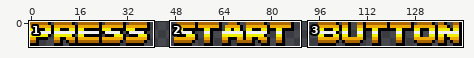
Pixel-art file: res/spr/startText.aseprite. Above: a wide view before the commit, with the close-up outlined.
Close-up. Earlier state:
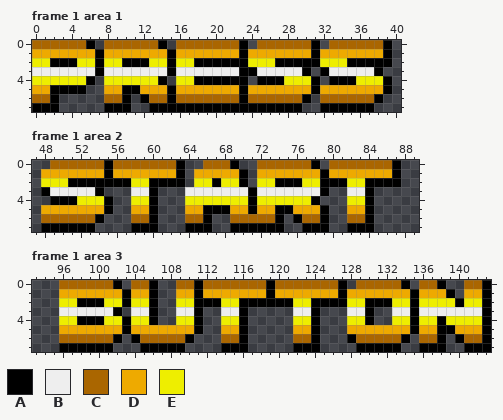
144x8 pixels, 2 frames. Shown: frame 1 area 1: x 0..40, y 0..7; frame 1 area 2: x 47..89, y 0..7; frame 1 area 3: x 93..143, y 0..7.
Palette (. is transparent): A #000000  B #eeeeee  C #aa6600  D #eeaa00  E #eeee00
Now the later version:
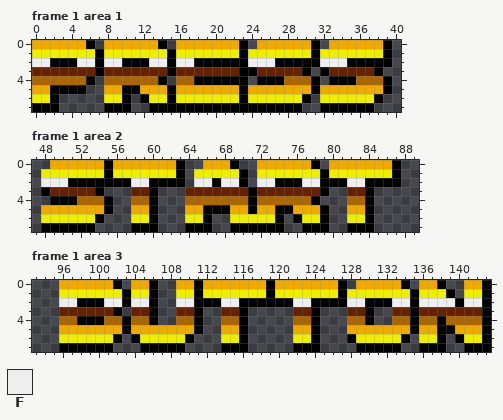
Colours new in this view: F #eeeeee
Change:
Colour B changes from #eeeeee to #662200.
Frame 1 area 1:
The edit turns colour E into colour C in row 4 at x 0 to 5, 8 to 13, 16 to 17, 28 to 30 and 36 to 38.
The edit turns colour C into colour D in row 0 at x 0 to 5, 8 to 13, 16 to 22, 25 to 30 and 33 to 38.
The edit turns colour C into colour E in row 6 at x 0 to 1, 8 to 9, 13 to 14, 16 to 22, 24 to 29 and 32 to 37.
The edit turns colour D into colour E in row 1 at x 0 to 6, 8 to 14, 16 to 22, 24 to 30 and 32 to 38.
The edit turns colour E into colour F in row 2 at x 0 to 1, 5 to 6, 8 to 9, 13 to 14, 16 to 17, 24 to 26 and 32 to 34.
Frame 1 area 2:
The edit turns colour E into colour C in row 4 at x 52 to 54, 58 to 59, 64 to 70, 72 to 77 and 82 to 83.
The edit turns colour C into colour D in row 0 at x 49 to 54, 56 to 62, 66 to 68, 72 to 77 and 80 to 86.
The edit turns colour C into colour E in row 6 at x 48 to 53, 58 to 59, 64 to 65, 69 to 73, 77 to 78 and 82 to 83.
The edit turns colour D into colour E in row 1 at x 48 to 54, 56 to 62, 65 to 69, 72 to 78 and 80 to 86.
The edit turns colour E into colour F in row 2 at x 48 to 50, 58 to 59, 65 to 66, 68 to 69, 72 to 73, 77 to 78 and 82 to 83.
Frame 1 area 3:
The edit turns colour E into colour C in row 4 at x 96 to 97, 101 to 102, 104 to 105, 109 to 110, 114 to 115, 122 to 123, 128 to 129, 133 to 134, 136 to 137 and 139 to 142.
The edit turns colour C into colour D in row 0 at x 96 to 101, 104 to 105, 109 to 110, 112 to 118, 120 to 126, 129 to 133, 136 to 137 and 141 to 142.
The edit turns colour C into colour E in row 6 at x 96 to 101, 105 to 109, 114 to 115, 122 to 123, 129 to 133, 136 to 137 and 141 to 142.
The edit turns colour D into colour E in row 1 at x 96 to 102, 104 to 105, 109 to 110, 112 to 118, 120 to 126, 128 to 134, 136 to 138 and 141 to 142.
The edit turns colour E into colour F in row 2 at x 96 to 97, 101 to 102, 104 to 105, 109 to 110, 114 to 115, 122 to 123, 128 to 129, 133 to 134, 136 to 139 and 141 to 142.
